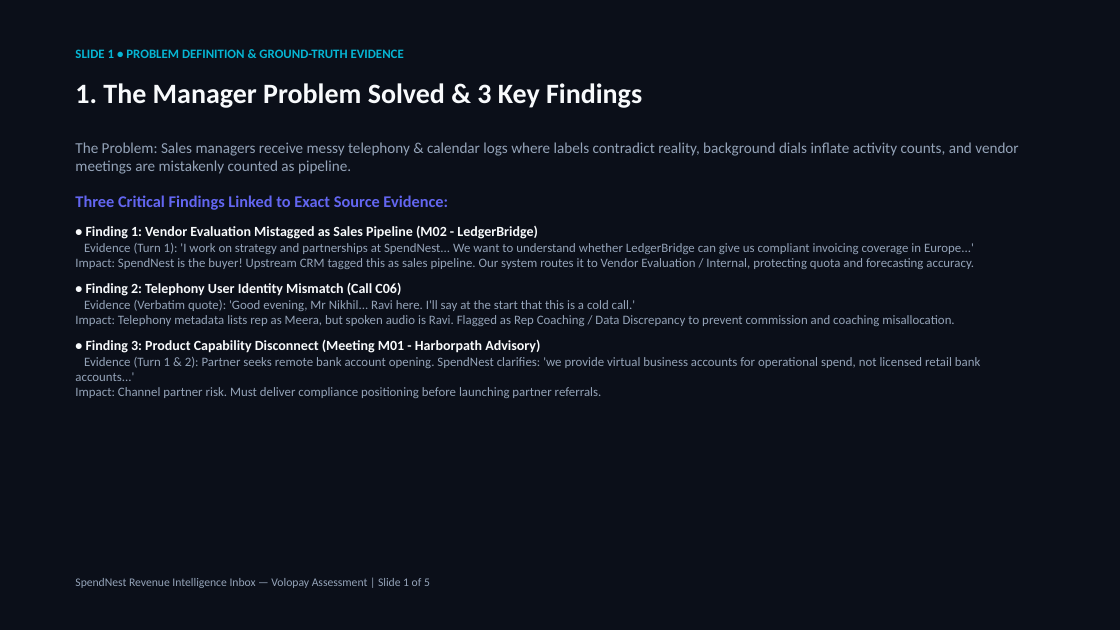
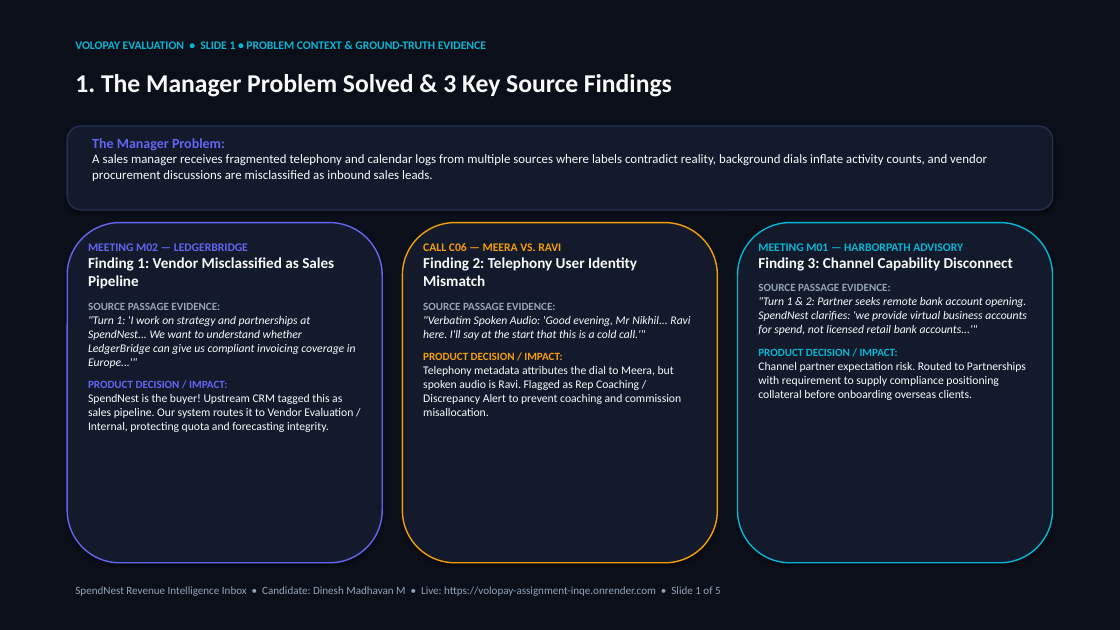
Before and after one commit to DineshMadhavanM/VOLOPAY_ASSIGNMENT, a slide deck: slide 1 of revenue-inbox/slides/presentation.pptx. Drawn at 1120x630 pixels with LibreOffice and Linux fonts; fonts in the diff are those of the drawing. Boxes give left, top, right and bottom in pixels: in the first picture for what was removed or moved away, otherwise in the second. Text is boxed around its words. In the diff, an @@ line names an element or a change of style, - is before the commit and + after.

Commit message:
feat: enhance 5-slide deck with executive card containers, candidate branding, and live Render URL

```diff
--- a/revenue-inbox/slides/presentation.pptx
+++ b/revenue-inbox/slides/presentation.pptx
@@ text at [75, 41, 486, 49]: text changed; size 11 to 10 pt @@
-SLIDE 1 • PROBLEM DEFINITION & GROUND-TRUTH EVIDENCE
+VOLOPAY EVALUATION • SLIDE 1 • PROBLEM CONTEXT & GROUND-TRUTH EVIDENCE
@@ text at [75, 74, 672, 97]: text changed; size 24 to 22 pt @@
-1. The Manager Problem Solved & 3 Key Findings
+1. The Manager Problem Solved & 3 Key Source Findings
@@ rounded rectangle added at [67, 126, 1053, 210], fill #131A2B, outline #25304D 1.2 pt @@
@@ text removed at [75, 142, 1018, 398] @@
-The Problem: Sales managers receive messy telephony & calendar logs where labels contradict reality, background dials inflate activity counts, and vendor meetings are mistakenly counted as pipeline.
-Three Critical Findings Linked to Exact Source Evidence:
-• Finding 1: Vendor Evaluation Mistagged as Sales Pipeline (M02 - LedgerBridge)
-Evidence (Turn 1): 'I work on strategy and partnerships at SpendNest... We want to understand whether LedgerBridge can give us compliant invoicing coverage in Europe...'
-Impact: SpendNest is the buyer! Upstream CRM tagged this as sales pipeline. Our system routes it to Vendor Evaluation / Internal, protecting quota and forecasting accuracy.
-• Finding 2: Telephony User Identity Mismatch (Call C06)
-Evidence (Verbatim quote): 'Good evening, Mr Nikhil... Ravi here. I'll say at the start that this is a cold call.'
-Impact: Telephony metadata lists rep as Meera, but spoken audio is Ravi. Flagged as Rep Coaching / Data Discrepancy to prevent commission and coaching misallocation.
-• Finding 3: Product Capability Disconnect (Meeting M01 - Harborpath Advisory)
-Evidence (Turn 1 & 2): Partner seeks remote bank account opening. SpendNest clarifies: 'we provide virtual business accounts for operational spend, not licensed retail bank accounts...'
-Impact: Channel partner risk. Must deliver compliance positioning before launching partner referrals.
@@ text added at [92, 138, 987, 181], 11 pt, text #F8FAFC @@
+The Manager Problem:
+A sales manager receives fragmented telephony and calendar logs from multiple sources where labels contradict reality, background dials inflate activity counts, and vendor procurement discussions are misclassified as inbound sales leads.
@@ rounded rectangle added at [67, 223, 382, 563], fill #131A2B, outline #6366F1 1.2 pt @@
@@ rounded rectangle added at [402, 223, 718, 563], fill #131A2B, outline #F59E0B 1.2 pt @@
@@ rounded rectangle added at [738, 223, 1053, 563], fill #131A2B, outline #06B6D4 1.2 pt @@
@@ text added at [88, 243, 356, 432], 10 pt, text #F8FAFC @@
+MEETING M02 — LEDGERBRIDGE
+Finding 1: Vendor Misclassified as Sales Pipeline
+SOURCE PASSAGE EVIDENCE:
+"Turn 1: 'I work on strategy and partnerships at SpendNest... We want to understand whether LedgerBridge can give us compliant invoicing coverage in Europe...'"
+PRODUCT DECISION / IMPACT:
+SpendNest is the buyer! Upstream CRM tagged this as sales pipeline. Our system routes it to Vendor Evaluation / Internal, protecting quota and forecasting integrity.
@@ text added at [423, 243, 690, 416], 10 pt, text #F8FAFC @@
+CALL C06 — MEERA VS. RAVI
+Finding 2: Telephony User Identity Mismatch
+SOURCE PASSAGE EVIDENCE:
+"Verbatim Spoken Audio: 'Good evening, Mr Nikhil... Ravi here. I'll say at the start that this is a cold call.'"
+PRODUCT DECISION / IMPACT:
+Telephony metadata attributes the dial to Meera, but spoken audio is Ravi. Flagged as Rep Coaching / Discrepancy Alert to prevent coaching and commission misallocation.
@@ text added at [758, 243, 1027, 400], 10 pt, text #F8FAFC @@
+MEETING M01 — HARBORPATH ADVISORY
+Finding 3: Channel Capability Disconnect
+SOURCE PASSAGE EVIDENCE:
+"Turn 1 & 2: Partner seeks remote bank account opening. SpendNest clarifies: 'we provide virtual business accounts for spend, not licensed retail bank accounts...'"
+PRODUCT DECISION / IMPACT:
+Channel partner expectation risk. Routed to Partnerships with requirement to supply compliance positioning collateral before onboarding overseas clients.
@@ text at [75, 586, 721, 596]: text changed; size 10 to 9.5 pt @@
-SpendNest Revenue Intelligence Inbox — Volopay Assessment | Slide 1 of 5
+SpendNest Revenue Intelligence Inbox • Candidate: Dinesh Madhavan M • Live: https://volopay-assignment-inqe.onrender.com • Slide 1 of 5
```
Also in this commit, not shown: 4 other slides changed, 2 other files.
